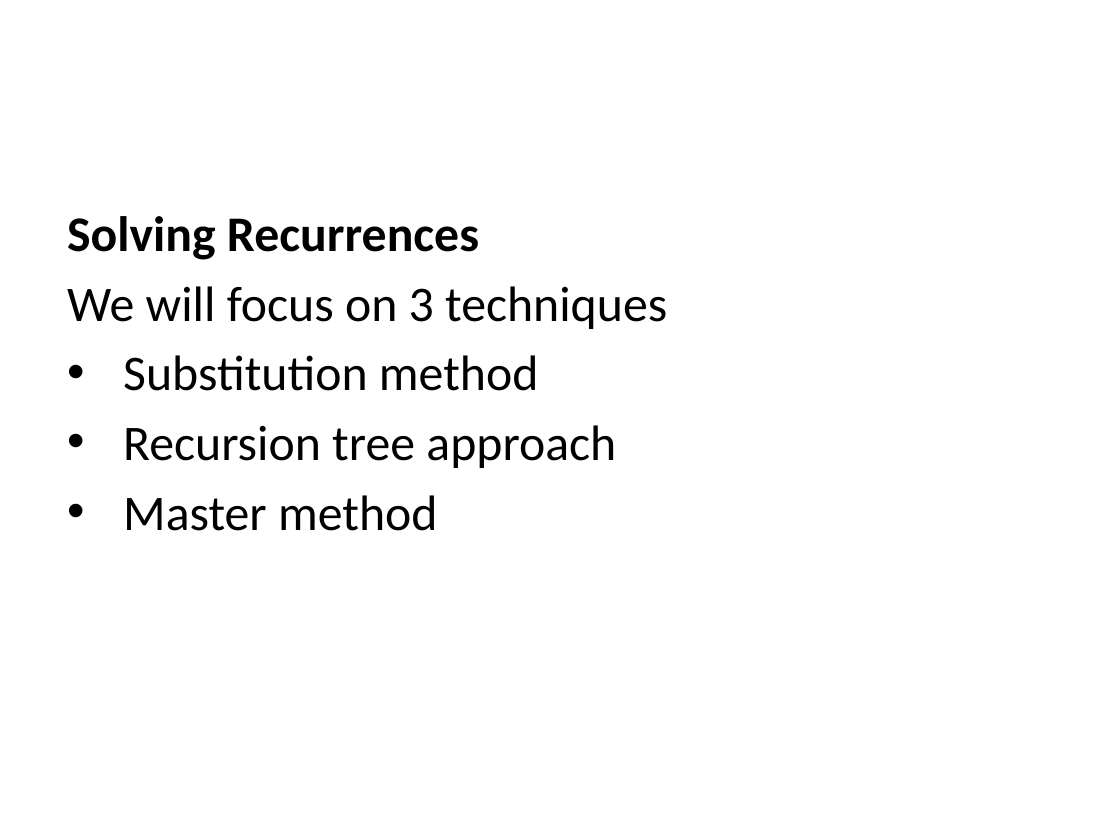
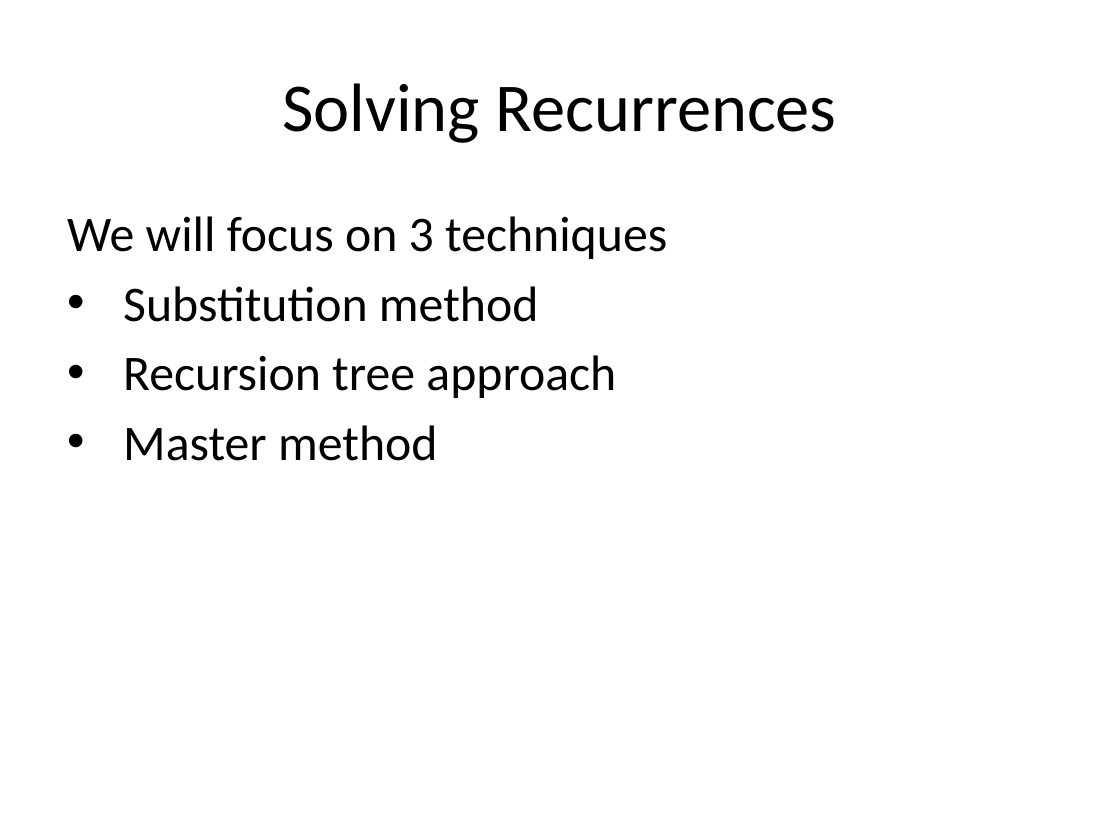
Before and after one commit to ucoruh/ce100-algorithms-and-programming-II, a slide deck: slide 14 of docs/week-2/ce100-week-2-recurrence.md_word.pptx. Drawn at 1120x840 pixels with LibreOffice and Linux fonts; fonts in the diff are those of the drawing. Boxes give left, top, right and bottom in pixels: in the first picture for what was removed or moved away, otherwise in the second. Text is boxed around its words. In the diff, an @@ line names an element or a change of style, - is before the commit and + after.

```diff
--- a/docs/week-2/ce100-week-2-recurrence.md_word.pptx
+++ b/docs/week-2/ce100-week-2-recurrence.md_word.pptx
@@ title added at (282,83,836,143), 44 pt, text #000000 @@
+Solving Recurrences
@@ text at (67,216,479,260): paragraph removed @@
-Solving Recurrences
```
Also in this commit, not shown: 10 other slides changed, 67 slides added, 20 slides removed, 37 other files.
